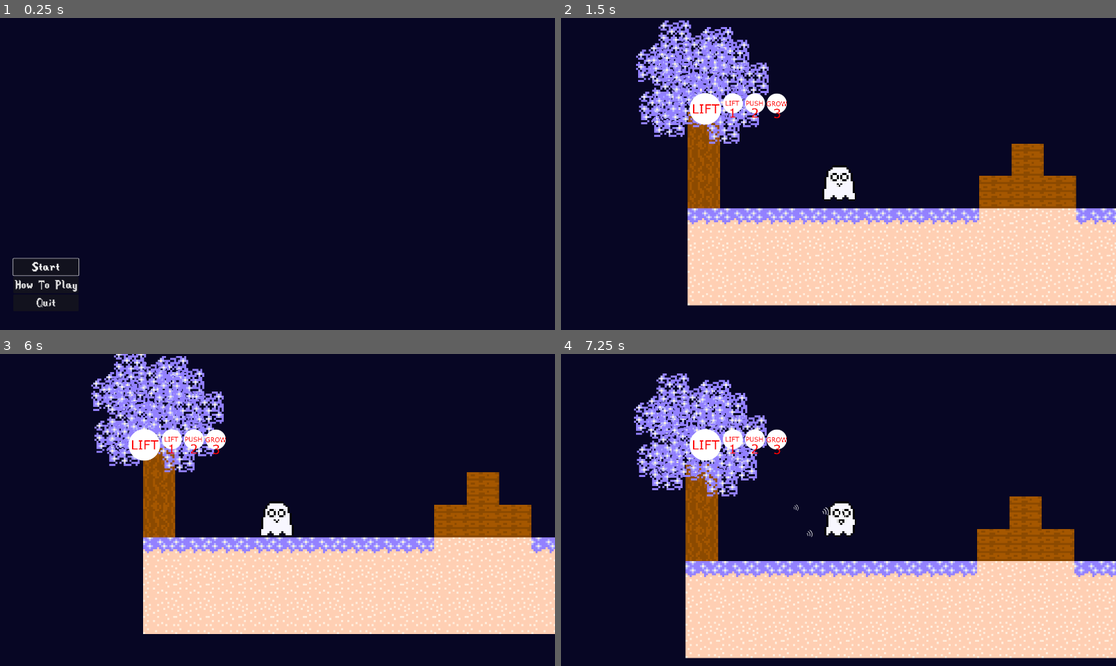
Above: before the commit, frames 1-4 (two rows, left to right).
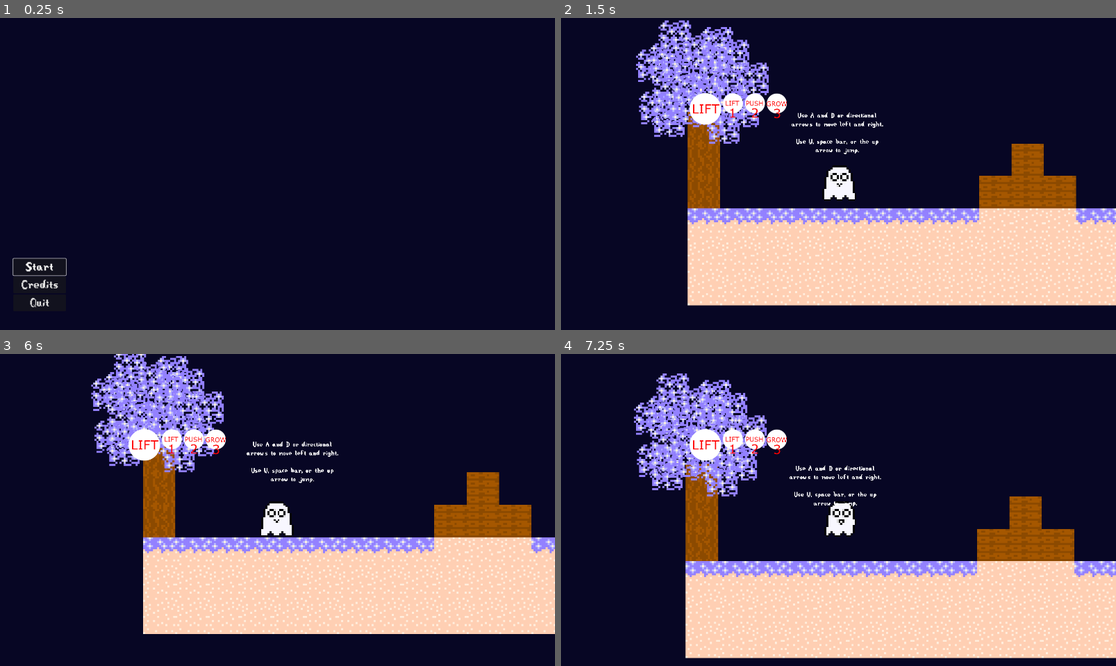
Above: after the commit, the same moments.

Repository: IonelPopJara/Game
Game: Godot game, scene res://Scenes/menu.tscn
Two runs of this game, one before a commit and one after it. Both use one fixed random seed, a clock stepped at 60 frames per second and the inputs below.
Inputs (mouse positions are in pixels of both pictures, inside the frame that each line leads up to):
- Up to frame 1 (0.25 s): no input
- Up to frame 2 (1.5 s): click "How To Play" (after the commit: "Credits") at 0.5 s; click "Start" at 1.25 s
- Up to frame 3 (6 s): tap Enter at 2 s; move the mouse to (399, 494) at 2.02 s; hold Space (jump) 2.03-2.78 s; hold D (move_right) 2.03-3.53 s; move the mouse to (166, 525) at 2.77 s; click (166, 525) at 2.85 s; tap Space (jump) at 3.02, 3.05, 3.32, 4.52, 4.55, 4.82, 5.85 s; move the mouse to (333, 441) at 3.52 s; hold A (move_left) 3.53-4.28 s; hold Space (jump) 3.53-4.28 s; tap 1 (whisper_1) at 3.6 s; move the mouse to (249, 572) at 4.27 s; hold D (move_right) 4.28-5.78 s; tap 2 (whisper_2) at 4.35 s; move the mouse to (444, 556) at 5.02 s; hold Space (jump) 5.03-5.78 s; tap 3 (whisper_3) at 5.1 s; tap R (restart) at 5.65 s; move the mouse to (111, 463) at 5.77 s; hold A (move_left) from 5.78 s (still down)
- Up to frame 4 (7.25 s): tap Space (jump) at 6.02, 6.32, 6.8 s; move the mouse to (866, 510) at 6.52 s; release A (move_left) at 6.53 s; press the mouse at (866, 510) at 6.53 s; hold D (move_right) from 6.53 s (still down)

The runs differ from the first frame. In frame 1, 0.4% of the frame differs, in the area x 2-15%, y 76-93%; in frame 2, 0.3%; in frame 3, 0.4%; in frame 4, 0.4%.

Commit message:
Add tutorials to tutorial level

Diff:
--- /dev/null
+++ b/Scenes/Label.gd
@@ -0,0 +1,22 @@
+extends Label
+
+signal hit
+
+
+# Called when the node enters the scene tree for the first time.
+func _ready():
+	hide()
+	pass # Replace with function body.
+
+
+# Called every frame. 'delta' is the elapsed time since the previous frame.
+func _process(delta):
+	pass
+
+
+func _on_movement_sign_body_entered(body):
+	show() # Replace with function body.
+
+
+func _on_movement_sign_body_exited(body):
+	hide() # Replace with function body.
--- a/Scenes/Level0.tscn
+++ b/Scenes/Level0.tscn
@@ -1,9 +1,11 @@
-[gd_scene load_steps=8 format=3 uid="uid://d3wjvukoonxt8"]
+[gd_scene load_steps=11 format=3 uid="uid://bcavm0tp83q4h"]
 
 [ext_resource type="Texture2D" uid="uid://xex8qp4dqqbn" path="res://Sprites/palette.png" id="1_3l3y0"]
 [ext_resource type="PackedScene" uid="uid://c4w1ktg8blxt6" path="res://Scenes/Player.tscn" id="2_qthv3"]
 [ext_resource type="PackedScene" uid="uid://dkaua2vestj0o" path="res://Scenes/movable_block.tscn" id="3_1own7"]
-[ext_resource type="PackedScene" uid="uid://da2pd6f26iges" path="res://Scenes/gravestone-checkpoint.tscn" id="4_oprvw"]
+[ext_resource type="PackedScene" uid="uid://dt1iawi0iswtg" path="res://Scenes/gravestone-checkpoint.tscn" id="4_oprvw"]
+[ext_resource type="FontFile" uid="uid://cslq84cv1cvgq" path="res://Fonts/Stardew_Valley.ttf" id="5_k1uj7"]
+[ext_resource type="Script" path="res://Scenes/Label.gd" id="6_8k72h"]
 
 [sub_resource type="TileSetAtlasSource" id="TileSetAtlasSource_m285q"]
 resource_name = "atlas1"
@@ -51,6 +53,9 @@
 [sub_resource type="RectangleShape2D" id="RectangleShape2D_56vta"]
 size = Vector2(13891.5, 863)
 
+[sub_resource type="RectangleShape2D" id="RectangleShape2D_yt2xg"]
+size = Vector2(242, 306)
+
 [node name="Level0" type="Node2D"]
 position = Vector2(-26, 0)
 
@@ -76,4 +81,73 @@
 [node name="Gravestone" parent="." instance=ExtResource("4_oprvw")]
 position = Vector2(4076, 588)
 
+[node name="MovementSign" type="Area2D" parent="."]
+position = Vector2(731, 515)
+
+[node name="CollisionShape2D" type="CollisionShape2D" parent="MovementSign"]
+position = Vector2(-168, -4)
+shape = SubResource("RectangleShape2D_yt2xg")
+
+[node name="Movement" type="Label" parent="MovementSign"]
+offset_left = -419.0
+offset_top = -326.0
+offset_right = 73.0
+offset_bottom = -114.0
+theme_override_fonts/font = ExtResource("5_k1uj7")
+theme_override_font_sizes/font_size = 40
+text = "Use A and D or directional arrows to move left and right.
+
+Use W, space bar, or the up arrow to jump."
+horizontal_alignment = 1
+autowrap_mode = 2
+script = ExtResource("6_8k72h")
+
+[node name="WhisperSign" type="Area2D" parent="."]
+position = Vector2(731, 515)
+
+[node name="CollisionShape2D" type="CollisionShape2D" parent="WhisperSign"]
+position = Vector2(1232, -11)
+shape = SubResource("RectangleShape2D_yt2xg")
+
+[node name="Whisper" type="Label" parent="WhisperSign"]
+offset_left = 986.0
+offset_top = -478.0
+offset_right = 1478.0
+offset_bottom = -180.0
+theme_override_fonts/font = ExtResource("5_k1uj7")
+theme_override_font_sizes/font_size = 40
+text = "Use the left mouse button to use your whispers!
+
+You have access to 3 whispers, seen in the top left corner. Change between them using 1, 2, and 3."
+horizontal_alignment = 1
+autowrap_mode = 2
+script = ExtResource("6_8k72h")
+
+[node name="RestartSign" type="Area2D" parent="."]
+position = Vector2(731, 515)
+
+[node name="CollisionShape2D" type="CollisionShape2D" parent="RestartSign"]
+position = Vector2(2048, -2)
+shape = SubResource("RectangleShape2D_yt2xg")
+
+[node name="Restart" type="Label" parent="RestartSign"]
+offset_left = 1790.0
+offset_top = -369.0
+offset_right = 2282.0
+offset_bottom = -157.0
+theme_override_fonts/font = ExtResource("5_k1uj7")
+theme_override_font_sizes/font_size = 40
+text = "If you get stuck or made a mistake, press R to restart!
+
+Get to the gravestone to go to the next level!"
+horizontal_alignment = 1
+autowrap_mode = 2
+script = ExtResource("6_8k72h")
+
 [connection signal="body_entered" from="KillArea2D" to="CharacterBody2D" method="_on_kill_area_2d_body_entered"]
+[connection signal="body_entered" from="MovementSign" to="MovementSign/Movement" method="_on_movement_sign_body_entered"]
+[connection signal="body_exited" from="MovementSign" to="MovementSign/Movement" method="_on_movement_sign_body_exited"]
+[connection signal="body_entered" from="WhisperSign" to="WhisperSign/Whisper" method="_on_movement_sign_body_entered"]
+[connection signal="body_exited" from="WhisperSign" to="WhisperSign/Whisper" method="_on_movement_sign_body_exited"]
+[connection signal="body_entered" from="RestartSign" to="RestartSign/Restart" method="_on_movement_sign_body_entered"]
+[connection signal="body_exited" from="RestartSign" to="RestartSign/Restart" method="_on_movement_sign_body_exited"]
--- a/Scenes/bullet.tscn
+++ b/Scenes/bullet.tscn
@@ -1,17 +1,89 @@
-[gd_scene load_steps=4 format=3 uid="uid://dd6wh14eaux1g"]
+[gd_scene load_steps=9 format=3 uid="uid://dd6wh14eaux1g"]
 
 [ext_resource type="Script" path="res://Scenes/bullet.gd" id="1_7w6rj"]
-[ext_resource type="Texture2D" uid="uid://duoxigcpkp1ey" path="res://Sprites/sound.png" id="2_m8owg"]
+[ext_resource type="Texture2D" path="res://Sprites/whispers.png" id="2_mlomw"]
 
 [sub_resource type="RectangleShape2D" id="RectangleShape2D_ga110"]
 size = Vector2(50, 50)
+
+[sub_resource type="Animation" id="Animation_pdn6k"]
+resource_name = "lift"
+length = 0.5
+tracks/0/type = "value"
+tracks/0/imported = false
+tracks/0/enabled = true
+tracks/0/path = NodePath("Sprite2D:frame")
+tracks/0/interp = 1
+tracks/0/loop_wrap = true
+tracks/0/keys = {
+"times": PackedFloat32Array(0.1),
+"transitions": PackedFloat32Array(1),
+"update": 1,
+"values": [0]
+}
+
+[sub_resource type="Animation" id="Animation_0ehmc"]
+length = 0.001
+tracks/0/type = "value"
+tracks/0/imported = false
+tracks/0/enabled = true
+tracks/0/path = NodePath("Sprite2D:frame")
+tracks/0/interp = 1
+tracks/0/loop_wrap = true
+tracks/0/keys = {
+"times": PackedFloat32Array(0),
+"transitions": PackedFloat32Array(1),
+"update": 1,
+"values": [0]
+}
+
+[sub_resource type="Animation" id="Animation_dpjeb"]
+resource_name = "push"
+length = 0.5
+tracks/0/type = "value"
+tracks/0/imported = false
+tracks/0/enabled = true
+tracks/0/path = NodePath("Sprite2D:frame")
+tracks/0/interp = 1
+tracks/0/loop_wrap = true
+tracks/0/keys = {
+"times": PackedFloat32Array(0.1),
+"transitions": PackedFloat32Array(1),
+"update": 1,
+"values": [1]
+}
+
+[sub_resource type="Animation" id="Animation_bxmjx"]
+resource_name = "grow"
+length = 0.5
+tracks/0/type = "value"
+tracks/0/imported = false
+tracks/0/enabled = true
+tracks/0/path = NodePath("Sprite2D:frame")
+tracks/0/interp = 1
+tracks/0/loop_wrap = true
+tracks/0/keys = {
+"times": PackedFloat32Array(0.1),
+"transitions": PackedFloat32Array(1),
+"update": 1,
+"values": [2]
+}
+
+[sub_resource type="AnimationLibrary" id="AnimationLibrary_ingx7"]
+_data = {
+"RESET": SubResource("Animation_0ehmc"),
+"grow": SubResource("Animation_bxmjx"),
+"lift": SubResource("Animation_pdn6k"),
+"push": SubResource("Animation_dpjeb")
+}
 
 [node name="Bullet" type="Area2D"]
 script = ExtResource("1_7w6rj")
 
 [node name="Sprite2D" type="Sprite2D" parent="."]
 scale = Vector2(1.6, 1.6)
-texture = ExtResource("2_m8owg")
+texture = ExtResource("2_mlomw")
+hframes = 3
 
 [node name="VisibleOnScreenNotifier2D" type="VisibleOnScreenNotifier2D" parent="."]
 scale = Vector2(2.5, 2.5)
@@ -19,5 +91,10 @@
 [node name="CollisionShape2D" type="CollisionShape2D" parent="."]
 shape = SubResource("RectangleShape2D_ga110")
 
+[node name="AnimationPlayer" type="AnimationPlayer" parent="."]
+libraries = {
+"": SubResource("AnimationLibrary_ingx7")
+}
+
 [connection signal="body_entered" from="." to="." method="_on_body_entered"]
 [connection signal="screen_exited" from="VisibleOnScreenNotifier2D" to="." method="_on_visible_on_screen_notifier_2d_screen_exited"]
--- a/Scenes/menu.tscn
+++ b/Scenes/menu.tscn
@@ -32,7 +32,7 @@
 [node name="How To Play Button" type="Button" parent="VBoxContainer"]
 layout_mode = 2
 theme = ExtResource("2_lojdr")
-text = "How To Play"
+text = "Credits"
 
 [node name="Quit Button" type="Button" parent="VBoxContainer"]
 layout_mode = 2
--- a/project.godot
+++ b/project.godot
@@ -15,14 +15,15 @@
 config/features=PackedStringArray("4.2", "Forward Plus")
 config/icon="res://icon.svg"
 
+[autoload]
+
+MusicController="*res://autoloads/music_controller.tscn"
+
 [display]
 
 window/size/viewport_width=1920
 window/size/viewport_height=1080
 window/size/resizable=false
-[autoload]
-
-MusicController="*res://autoloads/music_controller.tscn"
 
 [input]
 
Not shown: 1 places in Scenes/Level1.tscn that only renumber resources
Not shown: 1 places in Scenes/Level2.tscn that only renumber resources
Not shown: 1 places in Scenes/gravestone-checkpoint.tscn that only renumber resources
